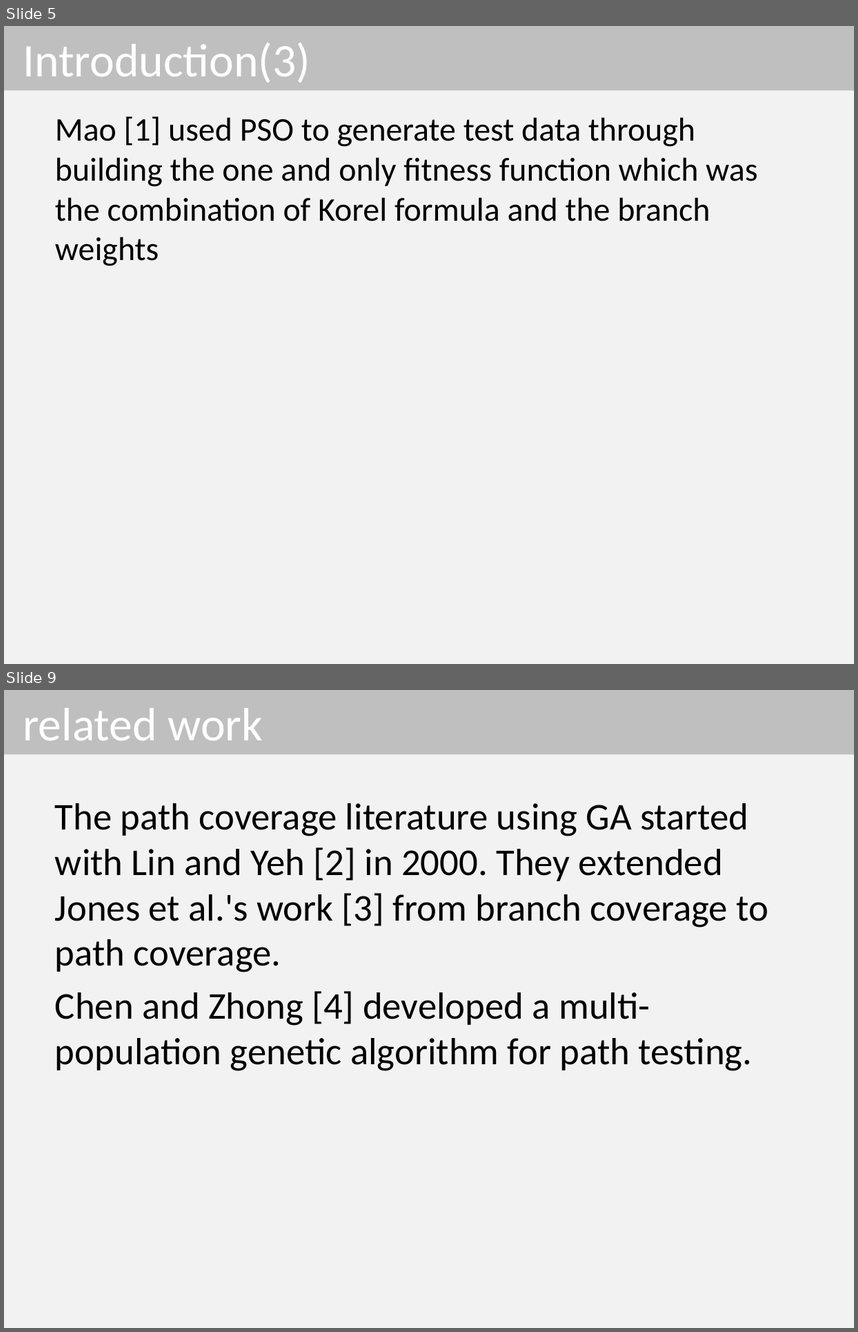
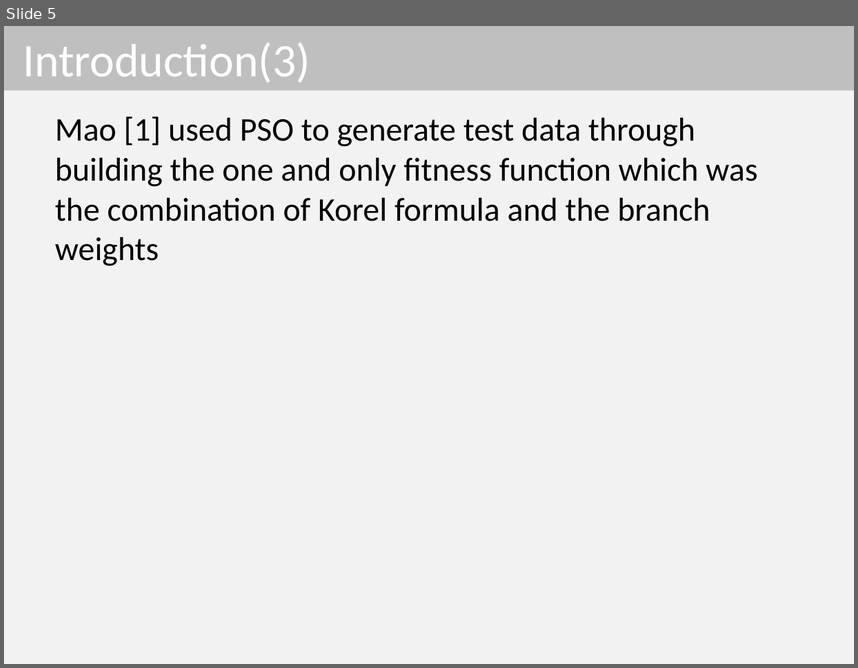
Before and after one commit to dinhngocthi/GAsource, a slide deck: CFT4CUnitSrc/src/report/PPSO_Presentation.pptx. Shown one above the other, each under a label of ours: slides 5 and 9 before the commit, slide 5 after it; the slides between them are not shown. The pictures are 858x1332 and 858x668 pixels, drawn with LibreOffice and Linux fonts; fonts in the diff are those of the drawing. Boxes give left, top, right and bottom in pixels: in the first picture for what was removed or moved away, otherwise in the second. Text is boxed around its words. In the diff, an @@ line names an element or a change of style, - is before the commit and + after.

```diff
--- a/CFT4CUnitSrc/src/report/PPSO_Presentation.pptx
+++ b/CFT4CUnitSrc/src/report/PPSO_Presentation.pptx
@@ slide 9 removed at [4, 690, 854, 1328], background #F2F2F2 @@
@@ title removed at [4, 690, 854, 755] @@
-related work
@@ text removed at [55, 803, 769, 1071] @@
-The path coverage literature using GA started with Lin and Yeh [2] in 2000. They extended Jones et al.'s work [3] from branch coverage to path coverage.
-Chen and Zhong [4] developed a multi-population genetic algorithm for path testing.
```
Also in this commit, not shown: 2 slides changed, 1 slide added, 18 other slides removed.
